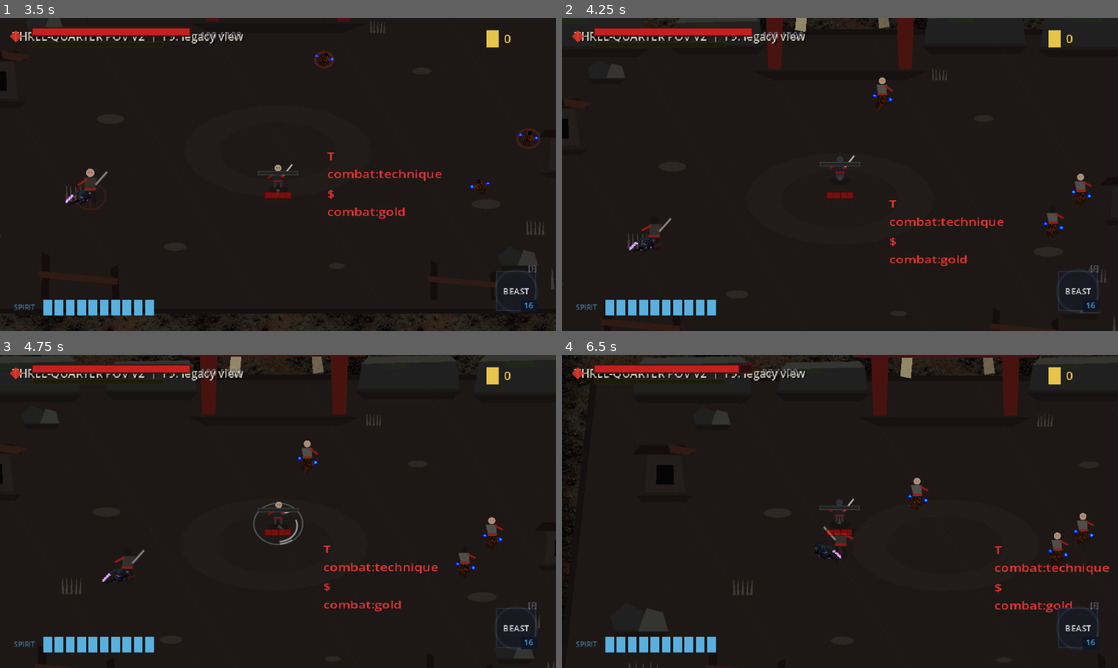
Above: before the commit, frames 1-4 (two rows, left to right).
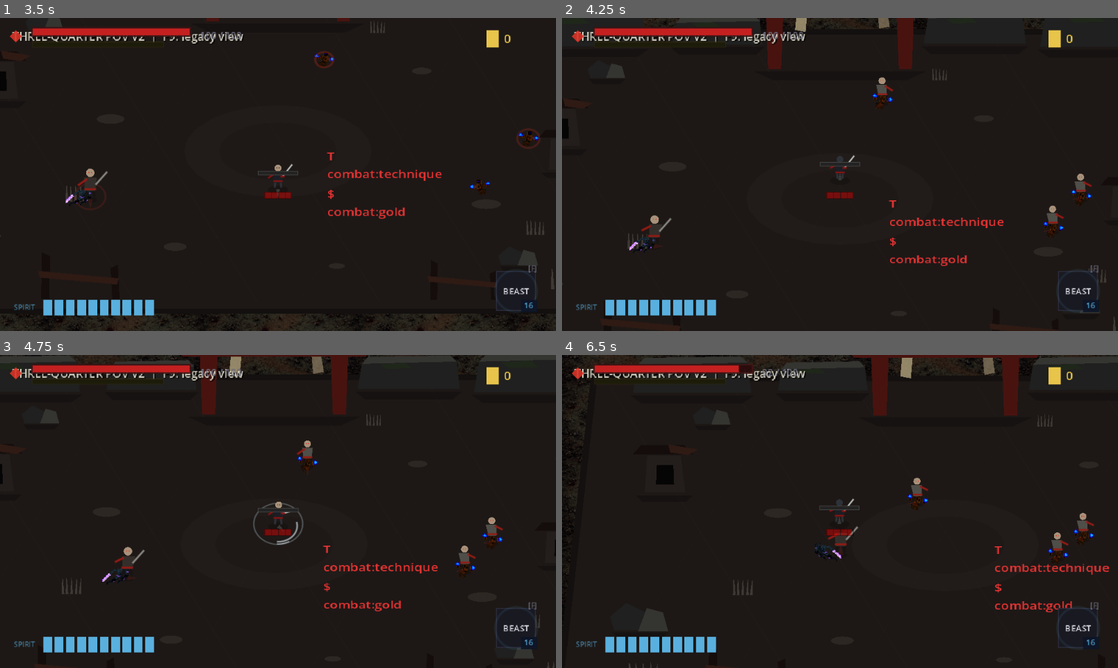
Above: after the commit, the same moments.

Repository: seancl8611/oathbound
Game: Godot game, scene res://TitleScreen/menu.tscn
The game is run twice, just before and just after one commit, with the same random seed, the same clock (stepped at 60 frames per second) and the same inputs. Sound files missing from this copy of the repository are replaced by a short silence.
Inputs (mouse positions are in pixels of both pictures, inside the frame that each line leads up to):
- Up to frame 1 (3.5 s): click "New Game" at 0.5 s; click "Slot 1 • 0h 00m First Attempt…" at 1.25 s; click "Cancel" at 2 s; click "Slot 2 Empty" at 2.75 s
- Up to frame 2 (4.25 s): tap Enter (ui_accept) at 3.5, 3.77 s; move the mouse to (812, 237) at 3.52 s; press the mouse at (812, 237) at 3.53 s; hold W (up) from 3.53 s (still down)
- Up to frame 3 (4.75 s): release W (up) at 4.25 s; release the mouse at (250, 574) at 4.25 s; drag from (444, 558) to (94, 580) at 4.27 s
- Up to frame 4 (6.5 s): move the mouse to (673, 464) at 5.02 s; hold A (left) 5.03-5.75 s; tap E (execute_finisher) at 5.1 s; drag from (867, 511) to (1073, 558) at 5.77 s

Frame 1 is identical in both runs. In frame 2, less than 0.1% of the frame differs, in the area x 15-89%, y 19-74%; in frame 3, 0.1%, in the area x 22-88%, y 27-72%; in frame 4, less than 0.1%.

Commit message:
Quantize placeholder actors to eight-direction facing

Diff:
--- a/game/oathbound/Utility/ThreeQuarterActorProxy.gd
+++ b/game/oathbound/Utility/ThreeQuarterActorProxy.gd
@@ -17,11 +17,11 @@
 const HOLLOW_BODY := Color(0.315, 0.305, 0.285, 1.0)
 const BILE_BODY := Color(0.235, 0.285, 0.165, 1.0)
 const WARDEN_BODY := Color(0.185, 0.170, 0.160, 1.0)
-const SHADOW_INK := Color(0.025, 0.020, 0.022, 0.72)
 const SKIN := Color(0.66, 0.57, 0.48, 1.0)
 const ATTACK_PLAYER := Color(0.82, 0.86, 0.90, 0.64)
 const ATTACK_ENEMY := Color(0.88, 0.20, 0.12, 0.58)
 const GUARD_COLOR := Color(0.70, 0.76, 0.80, 0.52)
+const EIGHT_DIRECTION_STEP := TAU / 8.0
 
 var _actor: Node2D = null
 var _legacy_sprite: Sprite2D = null
@@ -64,7 +64,10 @@
 		velocity = (_actor as CharacterBody2D).velocity
 	_move_speed = velocity.length()
 	if _move_speed > 4.0:
-		_facing = velocity.normalized()
+		# Eight discrete sectors deliberately mirror the intended production sprite
+		# pipeline. The proxy therefore tests directional readability rather than an
+		# impossible infinitely-rotating vector character.
+		_facing = _quantize_eight_direction(velocity)
 		_motion_phase += dt * clampf(5.0 + _move_speed * 0.025, 5.0, 12.0)
 	else:
 		_motion_phase += dt * 2.0
@@ -72,6 +75,14 @@
 	_update_animation_state()
 	_role = _resolve_role()
 	queue_redraw()
+
+
+func _quantize_eight_direction(direction: Vector2) -> Vector2:
+	if direction.length_squared() < 0.001:
+		return _facing
+	var angle := direction.angle()
+	var snapped := roundf(angle / EIGHT_DIRECTION_STEP) * EIGHT_DIRECTION_STEP
+	return Vector2(cos(snapped), sin(snapped)).normalized()
 
 
 func _refresh_references() -> void:
@@ -145,8 +156,8 @@
 
 
 func _draw_ground_readability() -> void:
-	# Small facing wedge is intentionally subtle. It makes eight-direction intent readable
-	# even before final directional animation exists.
+	# Small facing wedge is intentionally subtle. It makes the eight-direction sector
+	# readable even before final directional animation exists.
 	var screen_facing := _project_ground_vector(_facing.normalized())
 	var side := Vector2(-screen_facing.y, screen_facing.x)
 	var tip := screen_facing * 12.0 + Vector2(0.0, 3.5)
